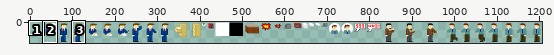
File history of a sprite sheet, src/assets/media/sprites.png. The picture above shows the old version from afar; the outline marks the close-up.
Close-up. As it was:
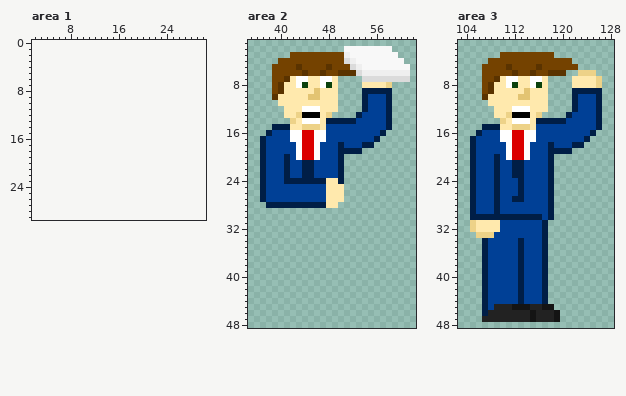
The file is 1173x50 pixels. Pixels under 10% opacity are left out. Colours within 5 levels of each other are drawn and written as one. Shown: area 1: x 2..30, y 0..29; area 2: x 35..62, y 1..48; area 3: x 103..128, y 1..48. The old version is drawn lined up with the new one, on the new canvas. The commit also changed other parts of the picture, which this record leaves out.
New version:
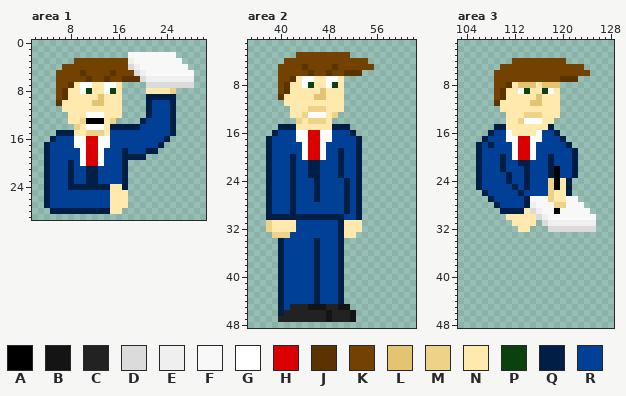
Palette (. is transparent): A #000000  B #141414  C #222222  D #dbdbdb  E #efefef  F #f8f8f8  G #ffffff  H #db0000  J #5a3300  K #744200  L #e3c472  M #edd288  N #ffe9ad  P #0b410c  Q #001e46  R #004096
From old to new:
canvas 1173x50 -> 1206x50, the old top-left corner now at 33,0
Changed rows in their new state; - is an unchanged pixel.
Area 1:
first column x 4:
 2 --------------FFFFFFFF---
 3 -----KKKKKKKKKEFFFFFFFF--
 4 ---KKKKKKKKKKKDEFFFFFFFF-
 5 --KKKKJKKKKJKKKDEFFFFFFFF
 6 --KKKKKJKKJKKJJJDEEEEEEEE
 7 --KKJNGGNNGGN----DDDDDDDD
 8 --KJNNGPNNGPN----NNNNM---
 9 --KJNNNNNLNNN----QQQQQ---
10 --JNNNNNLLNNN----QRRRQ---
11 ---NNNNNNNNNN----QRRRQ---
12 ----NNNGGGNNN----QRRRQ---
13 ----NNMAAANM----QRRRRQ---
14 -----MNGGGNQQQQQRRRRRQ---
15 --QQQNNMMMNRRRRRRRRRRQ---
16 -QRRRGGHHGGRRRRRRRRRQ----
17 QRRRRGGHHGGRRRRRRRRQ-----
18 QRRRRRGHHGRRRQRRRQQ------
19 QRRRRRGHHGRRRQQQQ--------
20 QRRRQRGHHGRRRQ-----------
21 QRRRQRRQQRRRRQ-----------
22 QRRRQRRQQRRRRQ-----------
23 QRRRQRRQQRRRRQ-----------
24 QRRRQQQQQQQNNQ-----------
25 QRRRRRRRRRRNNN-----------
26 QRRRRRRRRRRNNN-----------
27 QRRRRRRRRRRNNN-----------
28 -QQQQQQQQQQNN------------
Area 2:
first column x 37:
 2 --------------........---
 3 -----.--------K........--
 4 ---.----------KKKK......-
 5 --.---KJ---KJ--KKKK......
 6 --.----KJ-KJ-K--J........
 7 --.-KJN-G-N-GN---........
 8 --.KJ-NGP-NGPN---.....---
 9 --.KJ----NL--N---.....---
10 --.J----N-L--N---.....---
11 ---.---------N---.....---
12 ----.--NMMM--N---.....---
13 ----.-NMGGGNM---......---
14 -----.MNMMMN..........---
15 --.--Q-NNN-NQQQ.......---
16 -.Q--R-G-H-G---Q.....----
17 .Q---R-G-H-G----Q...-----
18 .Q----RG-HG--R--Q..------
19 .Q----RG-HG---RR---------
20 .Q--RQRG-HG---RRQ--------
21 .Q--RQ-R-Q----RRQ--------
22 .Q--RQ-R-Q----RRQ--------
23 .Q--RQ-R-Q----RRQ--------
24 .Q--R-RRR-RRRRQRQ--------
25 .Q---Q---Q-RRRQRQ--------
26 .Q---Q---Q-RRRQRQ--------
27 .Q---Q---Q-RRRQRQ--------
28 --RRR-RRRRRRRRQRQ--------
29 -QRRRQRRRRRRRRQRQ--------
30 -QQQQQQQQQQQQQRRQ--------
31 -MNNNNRRRRRRRQNNN--------
32 -MNNNNRRRRRRRQNNN--------
33 --MMMRRRRRRRRQNN---------
34 ---QRRRRRQRRRQ-----------
35 ---QRRRRRQRRRQ-----------
36 ---QRRRRRQRRRQ-----------
37 ---QRRRRRQRRRQ-----------
38 ---QRRRRRQRRRQ-----------
39 ---QRRRRRQRRRQ-----------
40 ---QRRRRRQRRRQ-----------
41 ---QRRRRRQRRRQ-----------
42 ---QRRRRRQRRRQ-----------
43 ---QRRRRRQRRRQ-----------
44 ---QRRRRRQRRRQ-----------
45 ---QRCCCBBBCCBB----------
46 ---QCCCCCCCBCCCB---------
47 ---CCCCCCCCBCCCB---------
Area 3:
first column x 105:
 3 -----.........--------
 4 ---....---------.-----
 5 --...-K----K------K---
 6 --..---K--K--KKKKKKK.-
 7 --..KKKKKKKKKKKJJJ....
 8 --..KKJNLLLNLLL--.....
 9 --..KJ--GP--PGN--.....
10 --..KJ--NN-L-NN--.....
11 ---.J-----LL-NN--.....
12 ----.--NNN---NN--.....
13 ----..NNNMM-NNN-......
14 -----.-NM-GGNN........
15 --..-Q-NNN-NNQ........
16 -..Q-R-NNNNG--Q......-
17 ..Q--R-G-H-G---Q....--
18 .Q-Q--RG-HG--R--Q..---
19 .Q----RG-HG--RRRRQ----
20 .Q--RQRG-HG---RRRQ----
21 .Q--RQ-R-Q----RRRQ----
22 .Q--RQ-RRQ----ARRQ----
23 .Q--R-QRRQ----ARRQ----
24 .Q--R-Q-RQ---MANQ-----
25 .Q--R--QRQ---MANQ-----
26 ..Q-R--------MNNQ-----
27 ...QR--RRQFFFMNNFF----
28 ....-----QEFFFMMFFF---
29 .....QQQQNDEFFAFFFFF--
30 ......NNNNNDEFFFFFFFF-
31 .......NNNN.DEEEEEEEE-
32 ........NN...DDDDDDDD-
33 -............---------
34 --...........---------
35 --...........---------
36 --...........---------
37 --...........---------
38 --...........---------
39 --...........---------
40 --...........---------
41 --...........---------
42 --...........---------
43 --...........---------
44 --...........---------
45 --............--------
46 --.............-------
47 --.............-------
